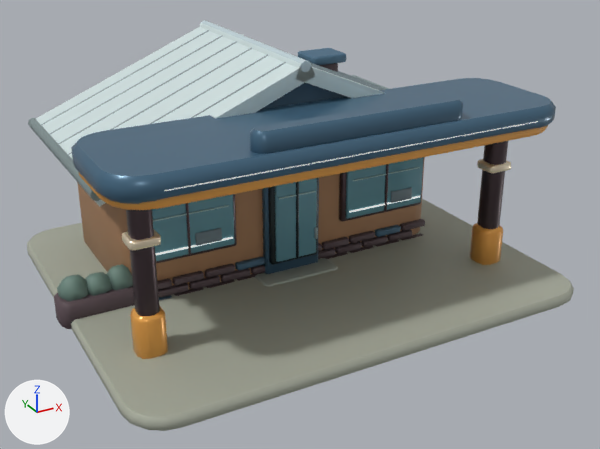
Renders of the glTF model assets/models/regions/alpine_fuel.glb from each side of a commit.
Rendered twice from a camera (50 mm lens) standing at (-6.65, -12.11, 7.21) and looking at (0.02, 0.03, 1.14). The axes (+X, +Y, +Z) are drawn at lower left. The lights are the same throughout. The picture after the commit comes second. Vertices at exactly the same position are counted once.

Objects in the first picture: 'Fuel'.
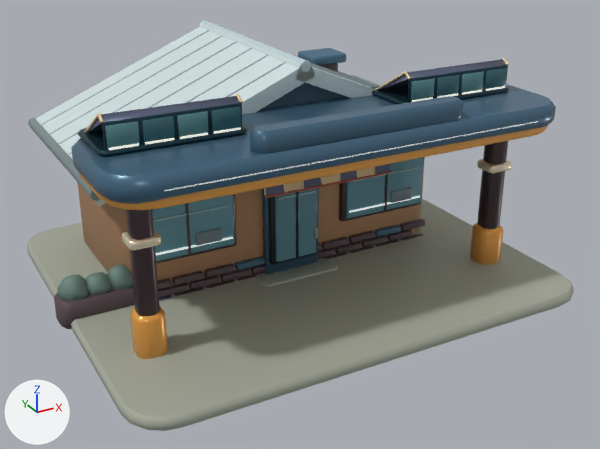
What differs and where, as boxes (x1, y1, x2, y2) in the pictures (600 x 449 px):
part 1 of me_fuel, added (cyan)
    after: (177, 111, 209, 139)
part 2 of me_fuel, added (cyan)
    after: (211, 107, 241, 134)
part 3 of me_fuel, added (cyan)
    after: (411, 79, 435, 102)
part 4 of me_fuel, added
    after: (461, 72, 484, 95)
part 5 of me_fuel, added
    after: (485, 68, 507, 91)
part 6 of me_fuel, added
    after: (109, 143, 139, 150)
part 7 of me_fuel, added
    after: (145, 138, 174, 145)
part 8 of me_fuel, added
    after: (180, 133, 208, 139)
part 9 of me_fuel, added
    after: (214, 128, 241, 134)
part 10 of me_fuel, added
    after: (462, 90, 482, 95)
part 11 of me_fuel, added
    after: (265, 171, 392, 198)
part 12 of me_fuel, added
    after: (78, 58, 509, 196)
part 13 of me_fuel, recoloured
    before: (77, 78, 521, 201)
    after: (77, 88, 521, 201)

The change in detail:
me_fuel is used by ob_fuel; location (0.0, 0.0, 0.0).
me_fuel had 5056 vertices, 9764 faces and spanned x -4.34..4.2, y -3.1..4.2, z 0.0..4.18.
me_fuel now has 6995 vertices, 13402 faces and spans x -4.34..4.2, y -3.1..4.2, z 0.0..4.18.
me_fuel part 1: the loose piece of 72 vertices spanning x -2.96..-1.24, y 0.1..0.17, z 1.0..1.96 is copied, and the copy is scaled about its middle by (0.268, 0.333, 0.392), then moved by (-0.31, -1.32, 2.2); it spans x -2.64..-2.18, y -1.2..-1.17, z 3.49..3.86.
me_fuel part 2: the loose piece of 72 vertices spanning x -2.96..-1.24, y 0.1..0.17, z 1.0..1.96 is copied, and the copy is scaled about its middle by (0.268, 0.333, 0.392), then moved by (0.22, -1.32, 2.2); it spans x -2.11..-1.65, y -1.2..-1.17, z 3.49..3.86.
me_fuel part 3: the loose piece of 72 vertices spanning x 1.07..2.79, y 0.1..0.17, z 1.0..1.96 is copied, and the copy is scaled about its middle by (0.268, 0.333, 0.392), then moved by (-0.25, -1.32, 2.2); it spans x 1.45..1.91, y -1.2..-1.17, z 3.49..3.86.
me_fuel part 4: the loose piece of 72 vertices spanning x 2.05..2.53, y 0.07..0.1, z 1.14..1.37 is copied, and the copy is scaled about its middle by (0.967, 0.758, 1.66), then moved by (0.44, -1.27, 2.42), in mat_tint; it spans x 2.5..2.96, y -1.2..-1.17, z 3.49..3.86.
me_fuel part 5: the loose piece of 72 vertices spanning x 2.05..2.53, y 0.07..0.1, z 1.14..1.37 is copied, and the copy is scaled about its middle by (0.967, 0.758, 1.66), then moved by (0.97, -1.27, 2.42), in mat_tint; it spans x 3.03..3.49, y -1.2..-1.17, z 3.49..3.86.
me_fuel part 6: the loose piece of 72 vertices spanning x -3.25..-2.35, y -1.54..-1.42, z 2.95..2.97 is copied, and the copy is scaled about its middle by (0.485, 0.147, 1.35), then moved by (-0.66, 0.28, 0.57); it spans x -3.67..-3.24, y -1.22..-1.19, z 3.51..3.55.
me_fuel part 7: the loose piece of 72 vertices spanning x -3.25..-2.35, y -1.54..-1.42, z 2.95..2.97 is copied, and the copy is scaled about its middle by (0.485, 0.147, 1.35), then moved by (-0.13, 0.28, 0.57); it spans x -3.15..-2.71, y -1.22..-1.19, z 3.51..3.55.
me_fuel part 8: the loose piece of 72 vertices spanning x -3.25..-2.35, y -1.54..-1.42, z 2.95..2.97 is copied, and the copy is scaled about its middle by (0.485, 0.147, 1.35), then moved by (0.39, 0.28, 0.57); it spans x -2.62..-2.19, y -1.22..-1.19, z 3.51..3.55.
me_fuel part 9: the loose piece of 72 vertices spanning x -3.25..-2.35, y -1.54..-1.42, z 2.95..2.97 is copied, and the copy is scaled about its middle by (0.485, 0.147, 1.35), then moved by (0.92, 0.28, 0.57); it spans x -2.1..-1.66, y -1.22..-1.19, z 3.51..3.55.
me_fuel part 10: the loose piece of 72 vertices spanning x 2.35..3.25, y -1.54..-1.42, z 2.95..2.97 is copied, and the copy is scaled about its middle by (0.485, 0.147, 1.35), then moved by (-0.07, 0.28, 0.57); it spans x 2.52..2.95, y -1.22..-1.19, z 3.51..3.55.
me_fuel part 11: a new loose piece, a 7-sided cylinder along x spanning x -0.85..1.73, y -0.353..-0.317, z 1.946..1.984, in mat_paint.
me_fuel part 12: 893 vertices added at x -3.82..3.62, y -1.23..0.2, z 1.97..4.01.
me_fuel part 13: 385 kept faces spanning x -3.98..3.93, y -2.18..0.26, z 0.19..3.73 get new vertex colours.
Other edits to the shape of me_fuel do not show in these pictures.
